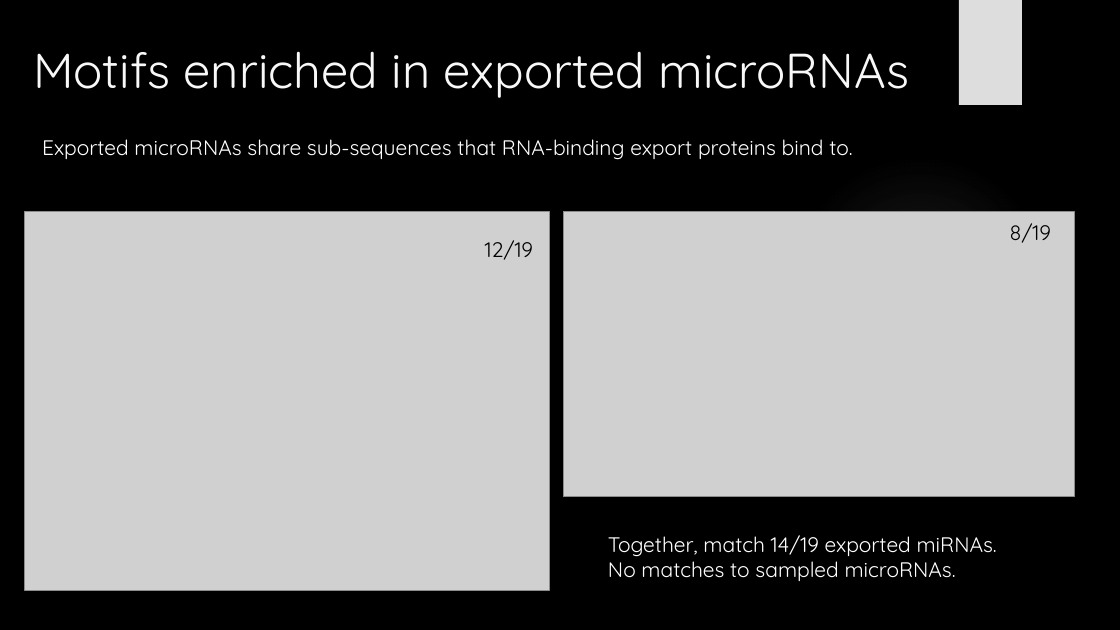
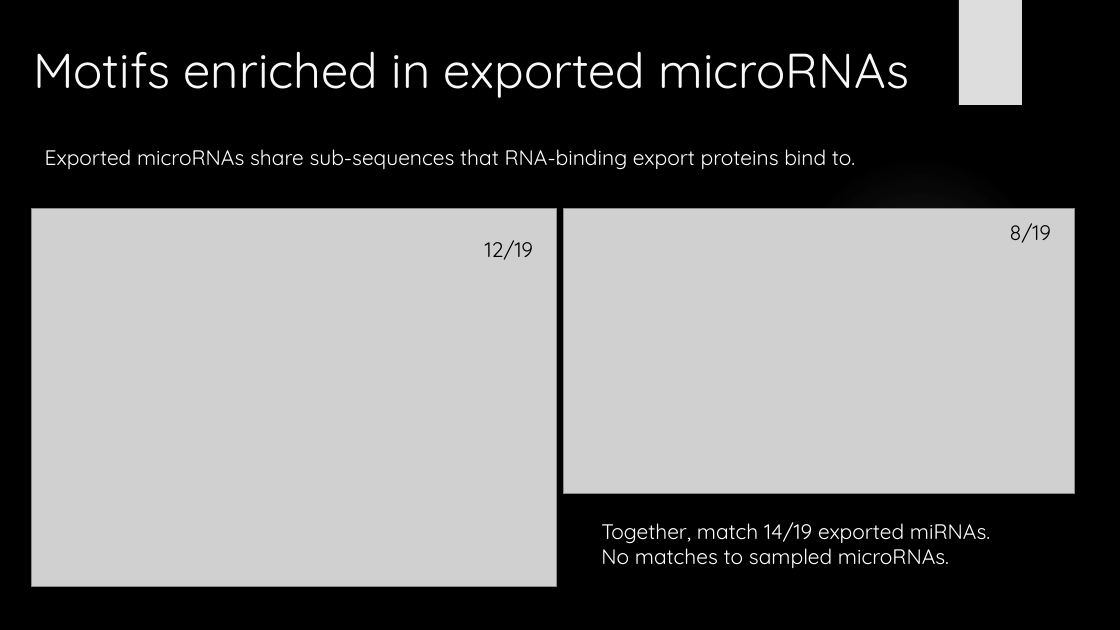
Before and after one commit to HarleyRobinson/Honours2, a slide deck: slide 12 of SeminarSlides.pptx. Drawn at 1120x630 pixels with LibreOffice and Linux fonts; fonts in the diff are those of the drawing; grey boxes stand for pictures; background and template pictures are left out. Boxes give left, top, right and bottom in pixels: in the first picture for what was removed or moved away, otherwise in the second. Text is boxed around its words. In the diff, an @@ line names an element or a change of style, - is before the commit and + after.

```diff
--- a/SeminarSlides.pptx
+++ b/SeminarSlides.pptx
@@ text "Exported microRNAs share sub-sequences that ...": place and size @@
-text "Exported microRNAs share sub-sequences that ..." at (42,139,852,160)
+text "Exported microRNAs share sub-sequences that ..." at (45,149,855,170)
@@ picture: place and size @@
-picture at (25,212,550,590)
+picture at (32,208,557,586)
@@ picture: place and size @@
-picture at (564,212,1075,497)
+picture at (564,208,1075,494)
@@ text "Together, match 14/19 exported miRNAs.": place and size @@
-text "Together, match 14/19 exported miRNAs." at (608,535,997,581)
+text "Together, match 14/19 exported miRNAs." at (601,522,990,568)
```
Also in this commit, not shown: 5 other slides changed, 1 slide added, 1 slide removed, 17 other files.
